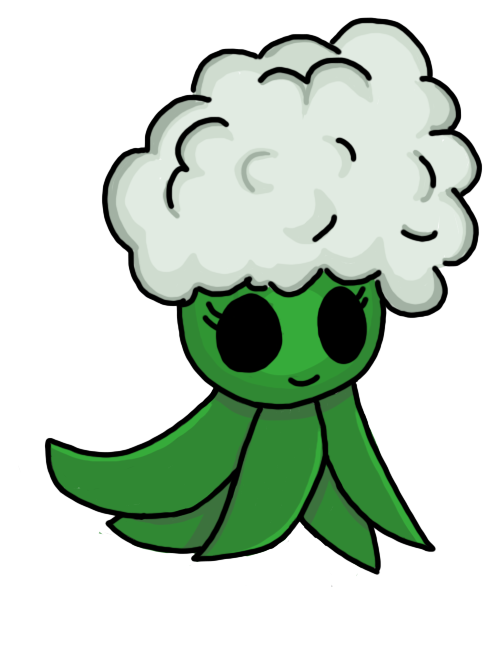
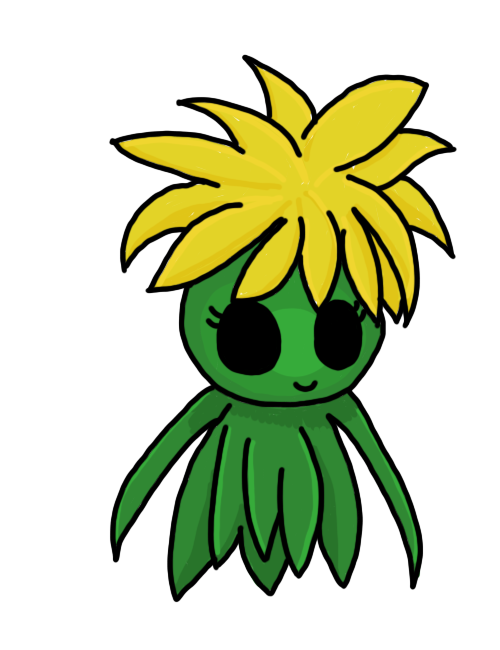
Layered file, before and after one edit (500x650). Changes by layer:
hid group "Frame 6" (12 layers) over [18, 17, 483, 603]
added group "Daughter dandi copy 2" with 10 layers above "frame 9.5 moma" over [108, 53, 458, 603]
added layer "eyes" (8th of 8, in "Daughter dandi copy 2") in group "Daughter dandi copy 2" over [204, 297, 368, 393]
added layer "Head" (8th of 8, in "Daughter dandi copy 2") in group "Daughter dandi copy 2" over [108, 53, 458, 409]
added layer "Layer 5" (8th of 8, in "Daughter dandi copy 2") in group "Daughter dandi copy 2" over [122, 62, 447, 316]
added layer "Layer 4" (8th of 8, in "Daughter dandi copy 2") in group "Daughter dandi copy 2" over [113, 59, 450, 316]
added layer "Color head" (8th of 8, in "Daughter dandi copy 2") in group "Daughter dandi copy 2" over [114, 65, 450, 318]
added layer "Layer 3" (8th of 8, in "Daughter dandi copy 2") in group "Daughter dandi copy 2" over [199, 268, 367, 399]
added layer "head color" (8th of 8, in "Daughter dandi copy 2") in group "Daughter dandi copy 2" over [182, 232, 384, 405]
added layer "Body" (4th of 4, in "Daughter dandi copy 2") in group "Daughter dandi copy 2" over [109, 384, 424, 603]
added layer "Layer 2" (8th of 8, in "Daughter dandi copy 2") in group "Daughter dandi copy 2" over [112, 388, 421, 594]
added layer "body color" (8th of 8, in "Daughter dandi copy 2") in group "Daughter dandi copy 2" over [110, 386, 422, 598]